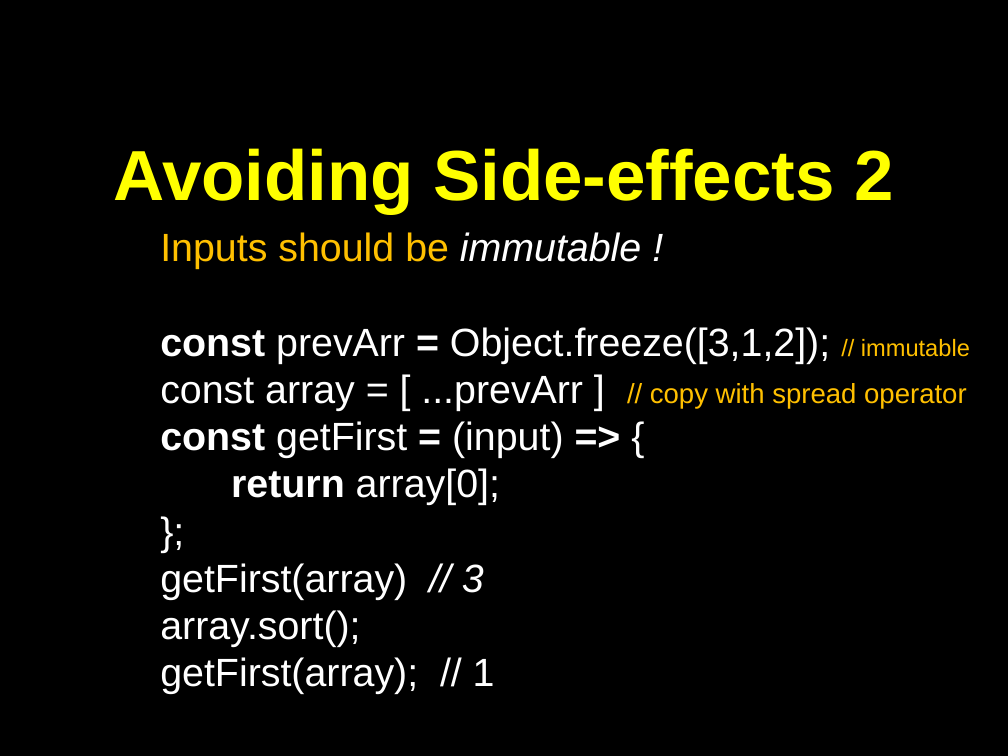
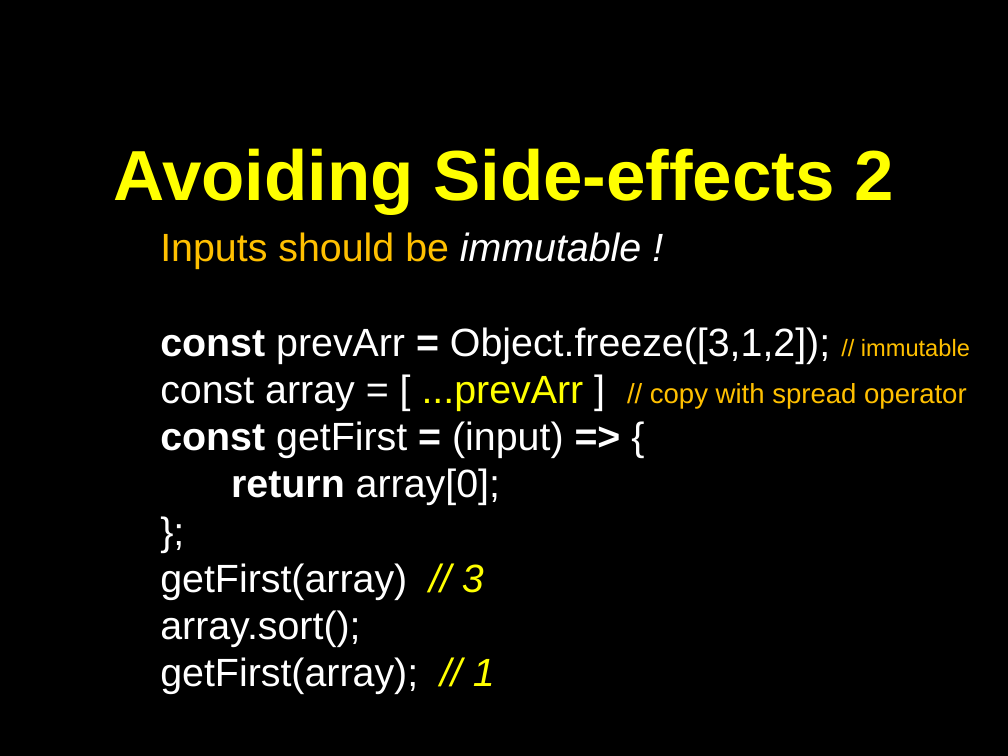
Before and after one commit to petereijgermans11/frontend-cursus, a slide deck: slide 9 of frontend-cursus/ 5 - Functional programmming.pptx. Drawn at 1008x756 pixels with LibreOffice and Linux fonts; fonts in the diff are those of the drawing. Boxes give left, top, right and bottom in pixels: in the first picture for what was removed or moved away, otherwise in the second. Text is boxed around its words. In the diff, an @@ line names an element or a change of style, - is before the commit and + after.

```diff
--- a/frontend-cursus/ 5 - Functional programmming.pptx
+++ b/frontend-cursus/ 5 - Functional programmming.pptx
@@ text at [160,376,967,694]: text colour #FFFFFF to #FFFF00 in "...prevArr", "// 3", "// 1)"; italic on in "// 1)" @@
```
Also in this commit, not shown: 11 other slides changed, 1 other file.
